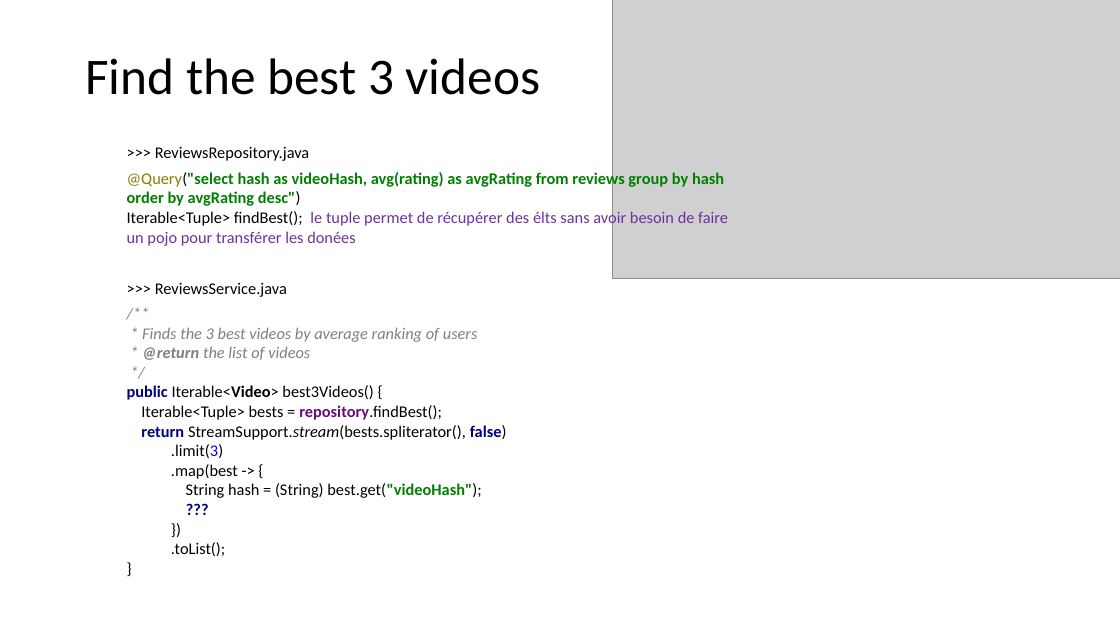
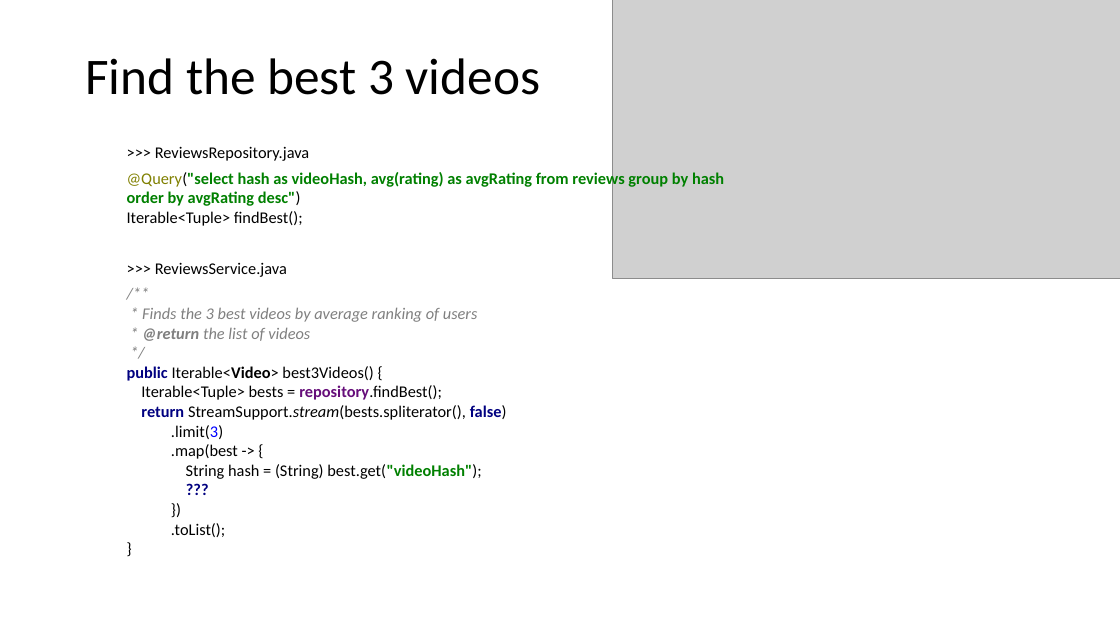
Before and after one commit to Dorcas2217/Spring, a slide deck: slide 16 of Présentation3.pptx. Drawn at 1120x630 pixels with LibreOffice and Linux fonts; fonts in the diff are those of the drawing; grey boxes stand for pictures. Boxes give left, top, right and bottom in pixels: in the first picture for what was removed or moved away, otherwise in the second. Text is boxed around its words. In the diff, an @@ line names an element or a change of style, - is before the commit and + after.

```diff
--- a/Présentation3.pptx
+++ b/Présentation3.pptx
@@ text at (127,171,724,226): text changed; bold on @@
-@Query("select hash as videoHash, avg(rating) as avgRating from reviews group by hash order by avgRating desc")
-Iterable<Tuple> findBest(); le tuple permet de récupérer des élts sans avoir besoin de faire un pojo pour transférer les donées
+@Query("select hash as videoHash, avg(rating) as avgRating from reviews group by hash order by avgRating desc")
+Iterable<Tuple> findBest();
```
Also in this commit, not shown: 5 other slides changed.
